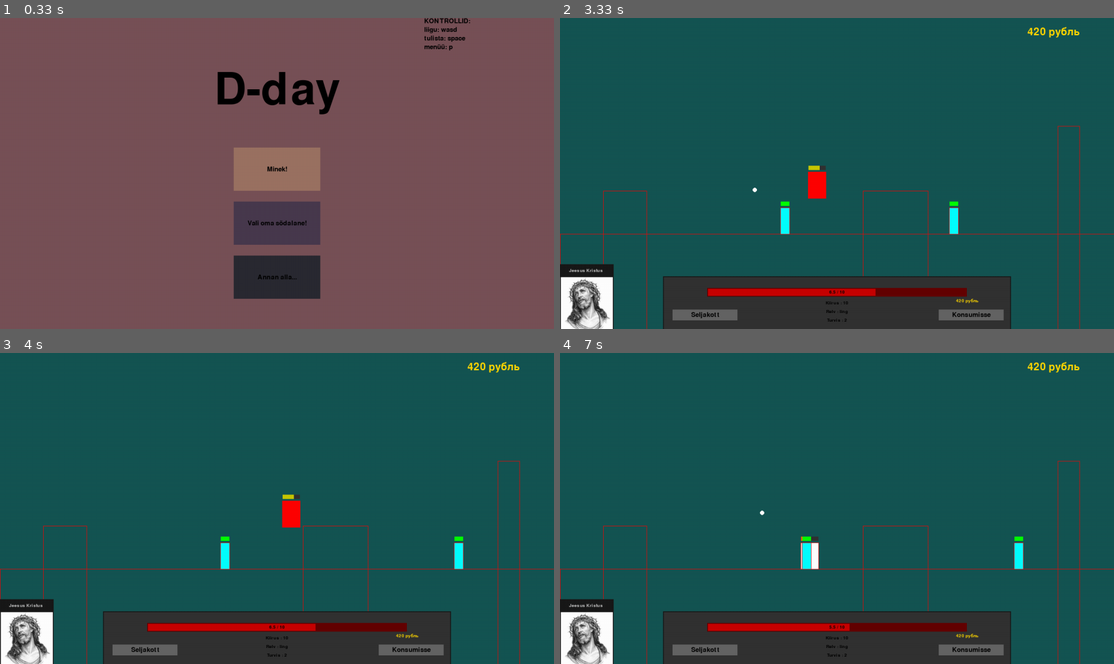
Above: before the commit, frames 1-4 (two rows, left to right).
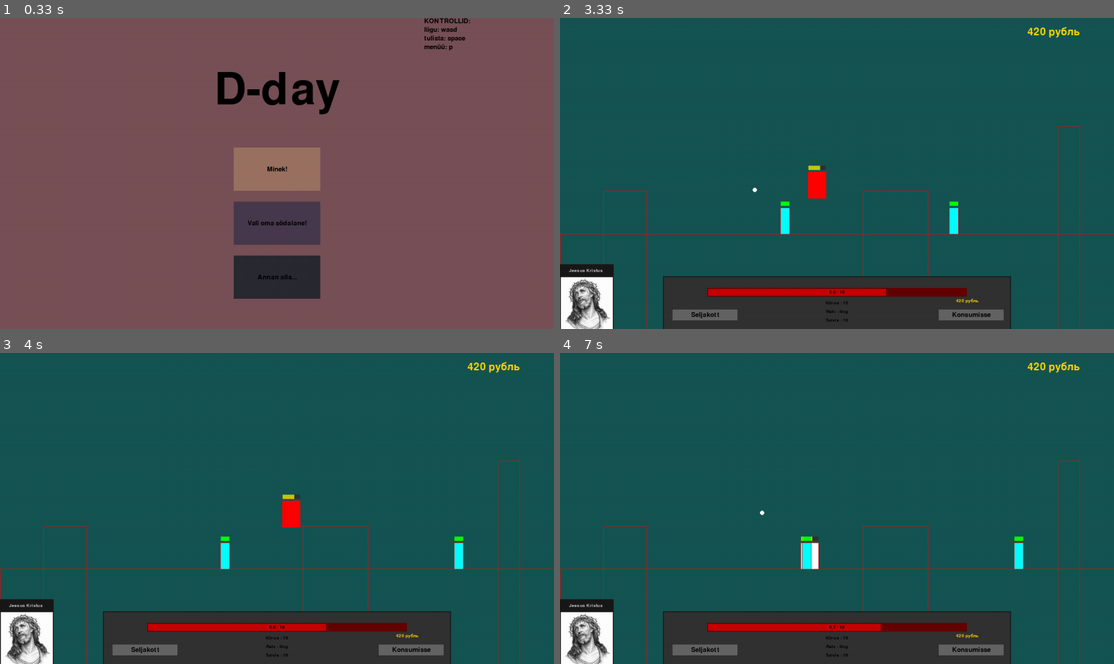
Above: after the commit, the same moments.

Repository: KarupoegPuhh/2020-projekt
Game: pygame game, started from MAIN.py
The game is run twice, just before and just after one commit, with the same random seed, the same clock (stepped at 60 frames per second) and the same inputs.
Inputs:
- Up to frame 1 (0.33 s): no input
- Up to frame 2 (3.33 s): click "Minek!" at 0.38 s; tap Space at 0.67, 1.07, 1.37, 1.57, 1.9, 2.2, 2.4, 2.7, 2.97, 3.27 s; hold D 1-1.47 s; hold W 1.5-1.8 s; hold D 1.83-2.3 s; hold A 2.33-2.87 s; hold A 2.9-3.3 s
- Up to frame 3 (4 s): hold W 3.33-3.7 s; tap Space at 3.4, 3.8 s; hold D from 3.73 s (still down)
- Up to frame 4 (7 s): tap Space at 4.1, 4.47, 4.77, 4.97, 5.27, 5.47, 5.8, 6.1, 6.3, 6.6, 6.87 s; release D at 4.37 s; hold A 4.4-4.87 s; hold D 4.9-5.37 s; hold W 5.4-5.7 s; hold D 5.73-6.2 s; hold A 6.23-6.77 s; hold A from 6.8 s (still down)

Frame 1 is identical in both runs. In frame 2, less than 0.1% of the frame differs, in the area x 46-59%, y 47-98%; in frame 3, less than 0.1%; in frame 4, 0.2%, in the area x 43-58%, y 58-98%.

Commit message:
väike elubar fix

Diff:
--- a/MAIN.py
+++ b/MAIN.py
@@ -303,13 +303,14 @@
             self.elus = True
             self.elud_värv = (0,255,0)
             self.raha = 420
-            self.armor = 2
+            self.armor = 10
             self.name = "nimi"
 
         def hit(self):
             if self.health > 1:
-                self.health -= 1 / self.armor
+                self.health = round(self.health - 1 / self.armor, 2)
                 self.x -= 20
+
             else:
                 self.elus = False
                 surm()
@@ -324,6 +325,9 @@
                 self.elud_värv = (255,100,0)
             else:
                 self.elud_värv = (255,50,0)
+            #Elud muudab int kui täisarv
+            if round(self.health, 1) % 1 == 0:
+                    self.health = int(self.health)
             #elud
             pg.draw.rect(aken, (50,50,50),(self.x, self.y-15, self.laius, 10))
             pg.draw.rect(aken, self.elud_värv,(self.x, self.y-15, self.health * (self.laius / self.max_health) , 10))
